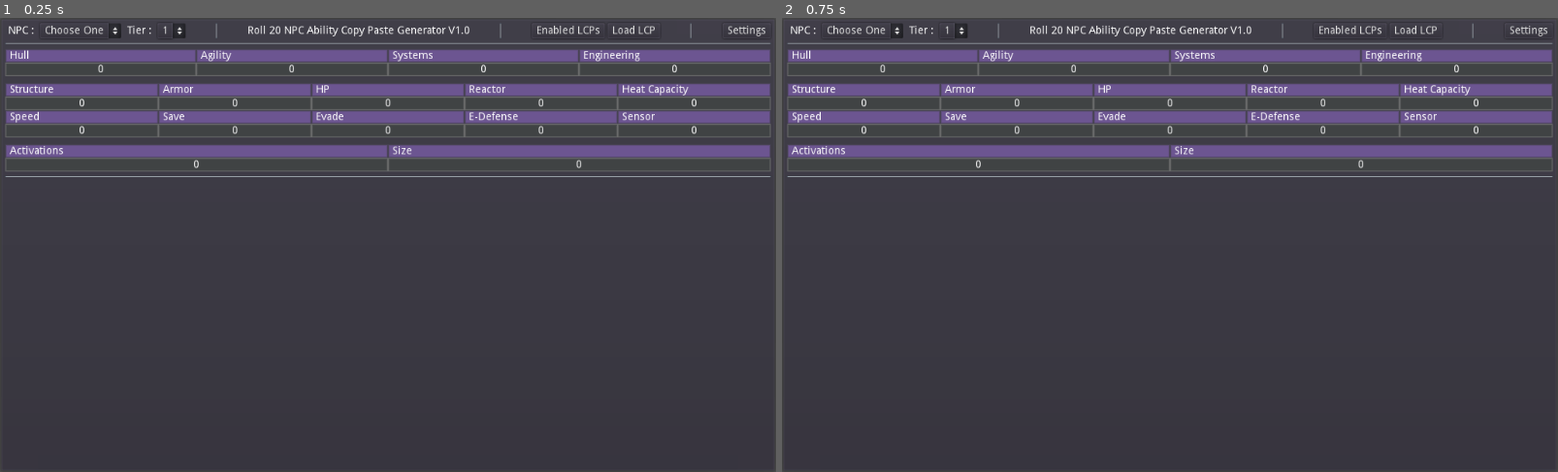
Above: before the commit, frames 1-2 (left to right).
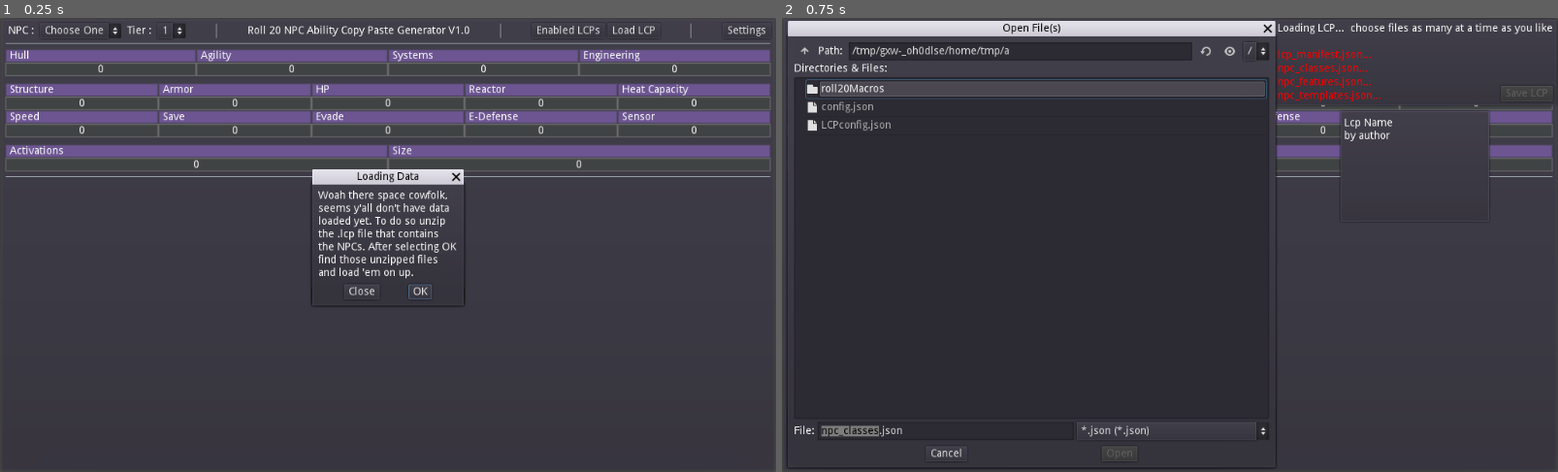
Above: after the commit, the same moments.

Repository: APillarOfSalt/LancerNPCtoRoll20
Game: Godot game, scene res://main.tscn
Two runs of this game, one before a commit and one after it. Both use one fixed random seed, a clock stepped at 60 frames per second and the inputs below.
Inputs (mouse positions are in pixels of both pictures, inside the frame that each line leads up to):
- Up to frame 1 (0.25 s): no input
- Up to frame 2 (0.75 s): click (1201, 290) at 0.5 s, where only the run after the commit has a clickable "OK"

The runs differ from the first frame. In frame 1, 1.8% of the frame differs, in the area x 40-60%, y 33-64%; in frame 2, 21%, in the area x 0-100%, y 0-100%.

Commit message:
Update dataManager.gd

Diff:
--- a/dataManager.gd
+++ b/dataManager.gd
@@ -27,6 +27,7 @@
 		file.open("user://config.json", File.WRITE)
 		config = {"theme" : "gms"}
 		file.store_line(to_json(config))
+		$ConfirmationDialog.popup()
 	else:
 		file.open("user://config.json", File.READ)
 		config = JSON.parse(file.get_line()).result
